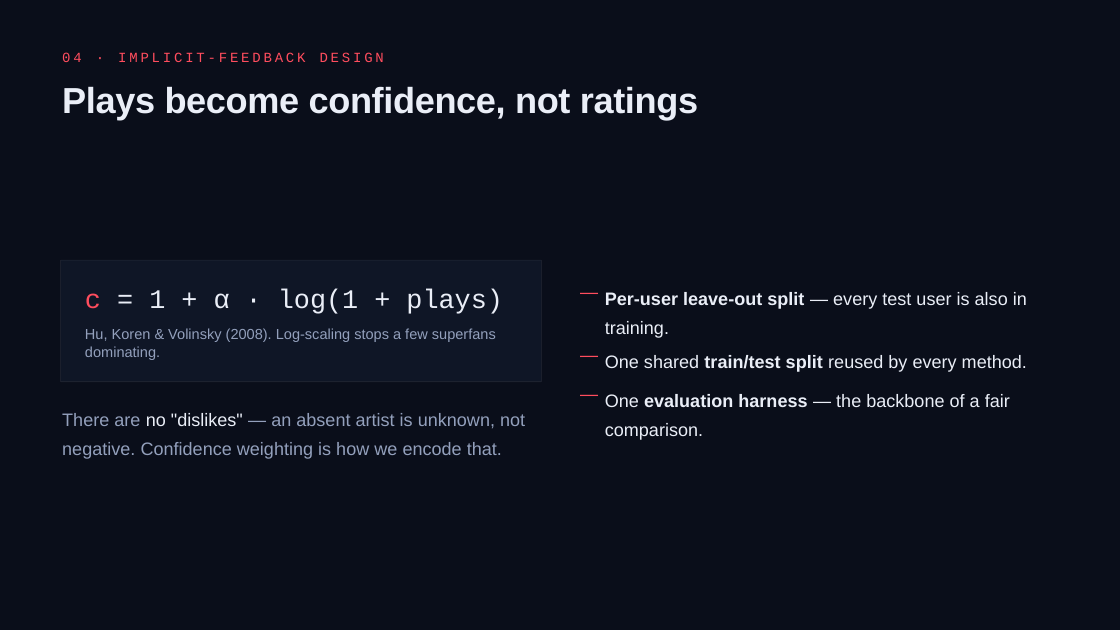
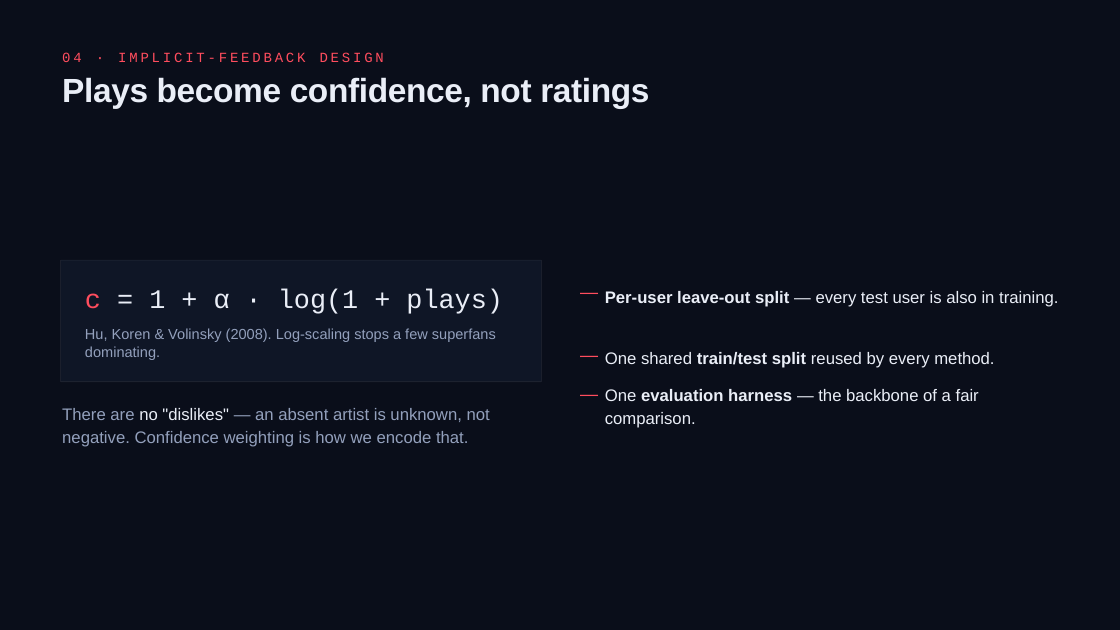
Before and after one commit to paugratacosfuste/recommender-systems-lastfm, a slide deck: slide 5 of docs/Music_Recommender_Slide_Deck.pptx. Drawn at 1120x630 pixels with LibreOffice and Linux fonts; fonts in the diff are those of the drawing. Boxes give left, top, right and bottom in pixels: in the first picture for what was removed or moved away, otherwise in the second. Text is boxed around its words. In the diff, an @@ line names an element or a change of style, - is before the commit and + after.

```diff
--- a/docs/Music_Recommender_Slide_Deck.pptx
+++ b/docs/Music_Recommender_Slide_Deck.pptx
@@ text "Plays become confidence, not ratings" at [62, 77, 649, 108]: size 46.5 to 43 pt; line spacing 1.04 to 0.84 @@
@@ text "Per-user leave-out split — every ..." at [605, 291, 1058, 307]: size 23.2 to 21.5 pt @@
@@ text "One shared train/test split reused ..." at [605, 352, 994, 368]: size 23.2 to 21.5 pt; line spacing 1.34 to 1.24 @@
@@ text "One evaluation harness — the ..." at [605, 389, 979, 428]: size 23.2 to 21.5 pt; line spacing 1.34 to 1.14 @@
@@ text "There are no "dislikes" — ..." at [62, 408, 490, 447]: size 23.2 to 21.5 pt; line spacing 1.34 to 1.14 @@
```
Also in this commit, not shown: 17 other slides changed.
